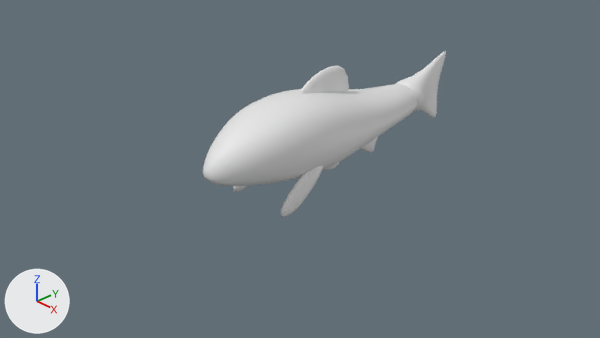
Before and after pictures for a commit that changed the Blender file Assets/Models/Minnow.blend.
Both versions are drawn from the file's camera 'Camera'. Lighting does not change. The marker at lower left points along +X, +Y and +Z.

The first picture shows 'Body', 'Fin', 'Fin.001', 'Fin.004'.
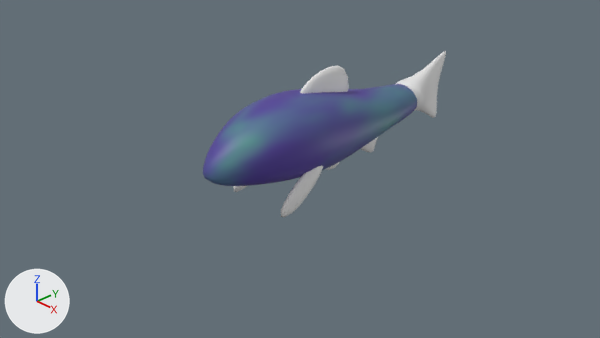
Where the change shows, as pixel boxes [x1, y1, x2, y2] in the pictures (600 x 338 px):
'Body', recoloured (white to blue)
    both: [203, 84, 417, 186]

The change, as a list of edits to the scene's bpy script:
```text
Add mat_body:
    mat_body = bpy.data.materials.new('Body')
    # nodes: BsdfPrincipled, OutputMaterial, TexGradient, TexNoise, ValToRGB
    # colours: blue #503d9b, green #38ff44
Change me_cube:
    where me_cube.from_pydata(...)  # 36 vertices, 34 faces; spans x -0.64..0.64, y -1.6..2.4, z -0.17..1.15
    remove me_cube.materials.append(mat_material)  # white #e7e7e7
    add me_cube.materials.append(mat_body)
```
